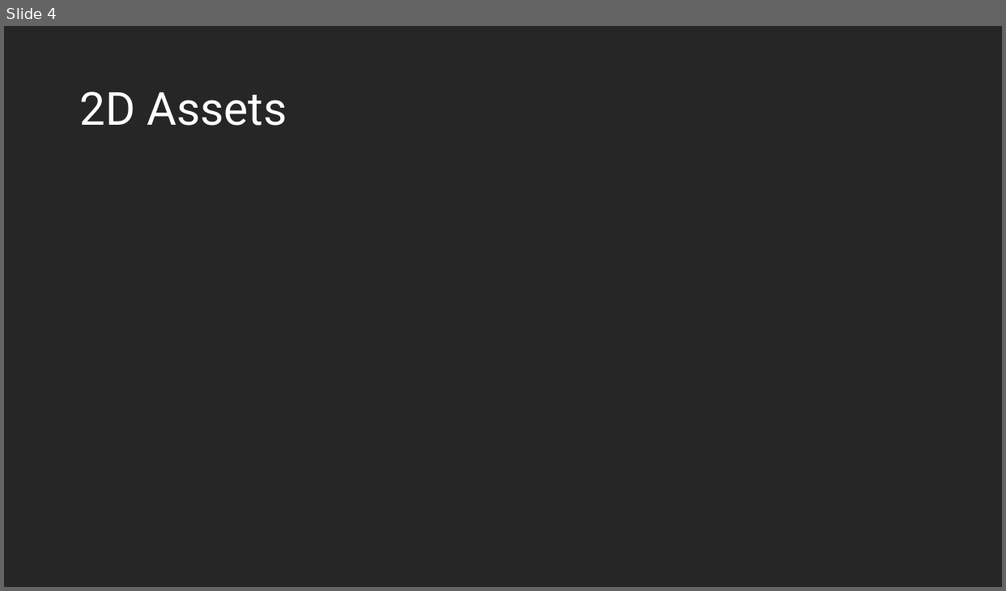
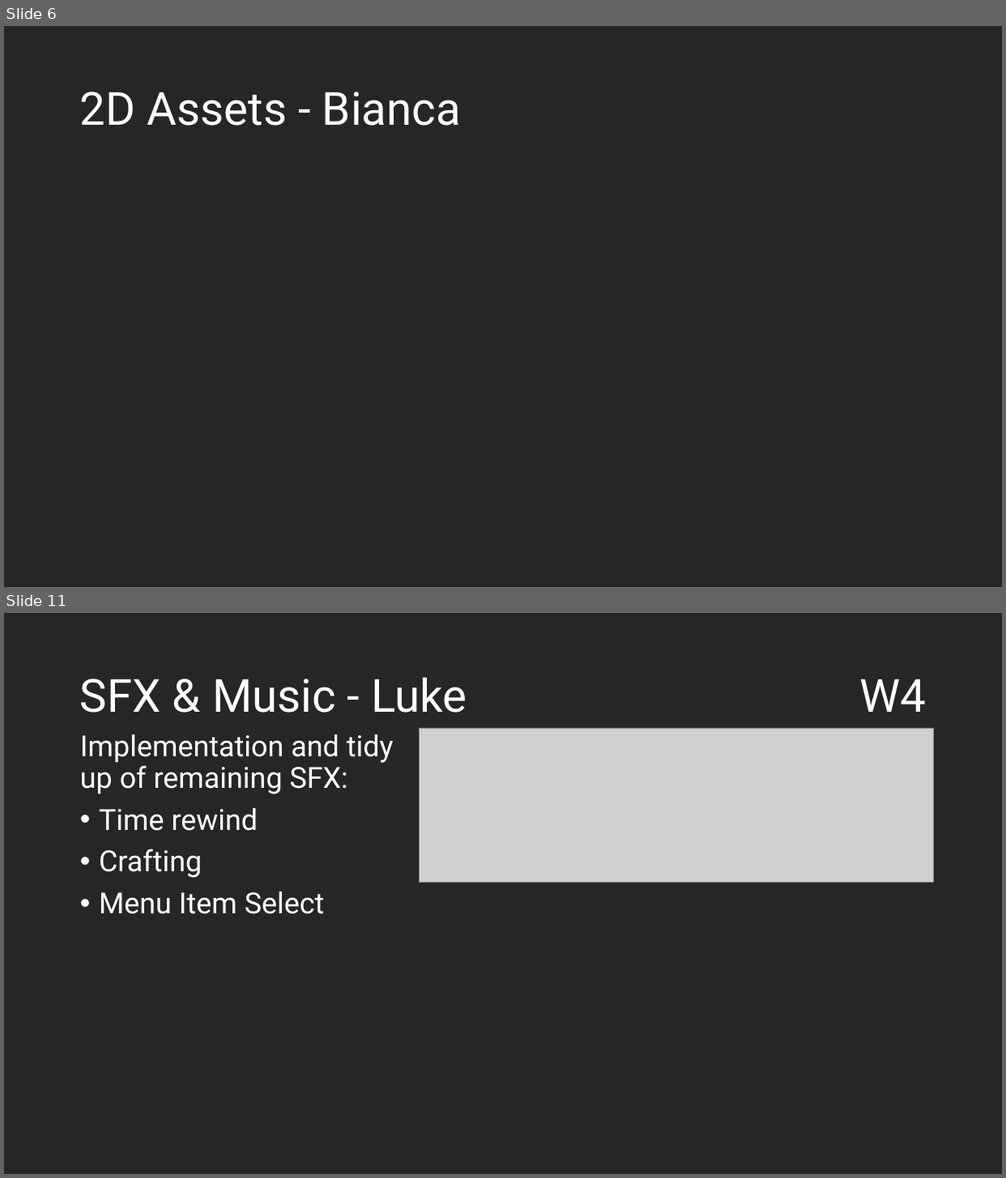
Before and after one commit to LateKnightDev/Barry_Trotter_CoS, a slide deck: presentation/RGP204_A2_TheLateKnights_Presentation.pptx. Shown one above the other, each under a label of ours: slide 4 before the commit, slides 6 and 11 after it; the slides between them are not shown. The pictures are 1006x591 and 1006x1178 pixels, drawn with LibreOffice and Linux fonts; fonts in the diff are those of the drawing; grey boxes stand for pictures. Boxes give left, top, right and bottom in pixels: in the first picture for what was removed or moved away, otherwise in the second. Text is boxed around its words. In the diff, an @@ line names an element or a change of style, - is before the commit and + after.

Commit message:
Starting to add time rewind sound, plus presentation updates

```diff
--- a/presentation/RGP204_A2_TheLateKnights_Presentation.pptx
+++ b/presentation/RGP204_A2_TheLateKnights_Presentation.pptx
@@ slide 11 added at box(4, 613, 1002, 1174), background #262626 @@
@@ title added at box(80, 677, 467, 713), 44 pt, text #FFFFFF @@
+SFX & Music - Luke
@@ text added at box(859, 679, 926, 712), 44 pt, text #FFFFFF @@
+W4
@@ picture added at box(420, 728, 933, 883) @@
@@ text added at box(80, 735, 394, 914), 28 pt, text #FFFFFF @@
+Implementation and tidy up of remaining SFX:
+• Time rewind
+• Crafting
+• Menu Item Select
@@ what was slide 4 is now slide 6 @@
@@ slide 6 changed as well @@
@@ title at box(80, 92, 461, 126): text changed @@
-2D Assets
+2D Assets - Bianca
```
Also in this commit, not shown: 3 other slides changed, 8 other slides added, 1 slide removed, 7 other files.
